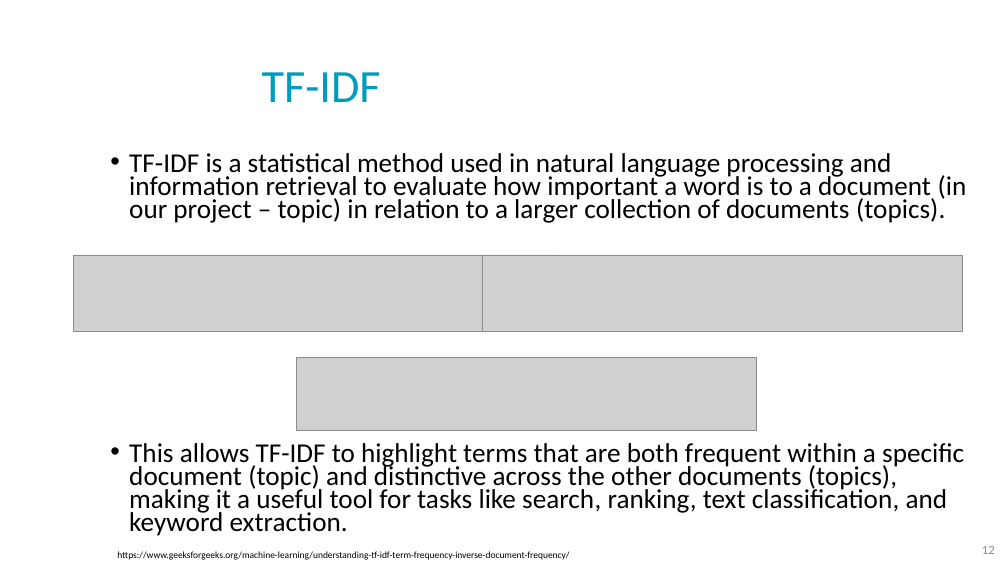
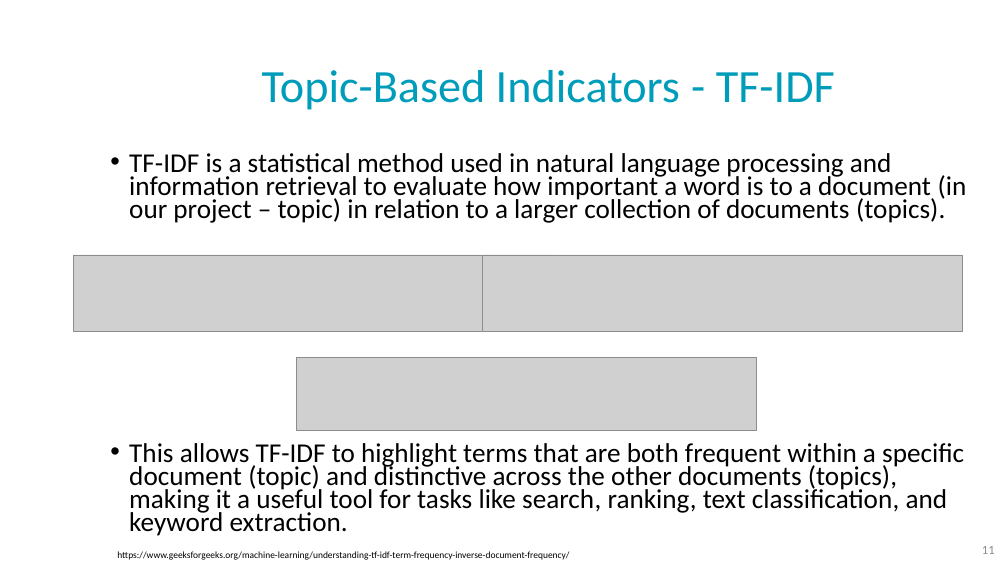
Before and after one commit to NoaTal1996/Backbone-Graph, a slide deck: slide 11 of docs/meeting/2026_09_23.pptx (slide 12 before the commit). Drawn at 1008x567 pixels with LibreOffice and Linux fonts; fonts in the diff are those of the drawing; grey boxes stand for pictures; background and template pictures are left out. Boxes give left, top, right and bottom in pixels: in the first picture for what was removed or moved away, otherwise in the second. Text is boxed around its words. In the diff, an @@ line names an element or a change of style, - is before the commit and + after.

```diff
--- a/docs/meeting/2026_09_23.pptx
+++ b/docs/meeting/2026_09_23.pptx
@@ title at (x1=262, y1=70, x2=835, y2=110): text changed @@
-TF-IDF
+Topic-Based Indicators - TF-IDF
@@ page number at (x1=982, y1=546, x2=995, y2=554): text changed @@
-12
+11
```
Also in this commit, not shown: 9 other slides changed.
